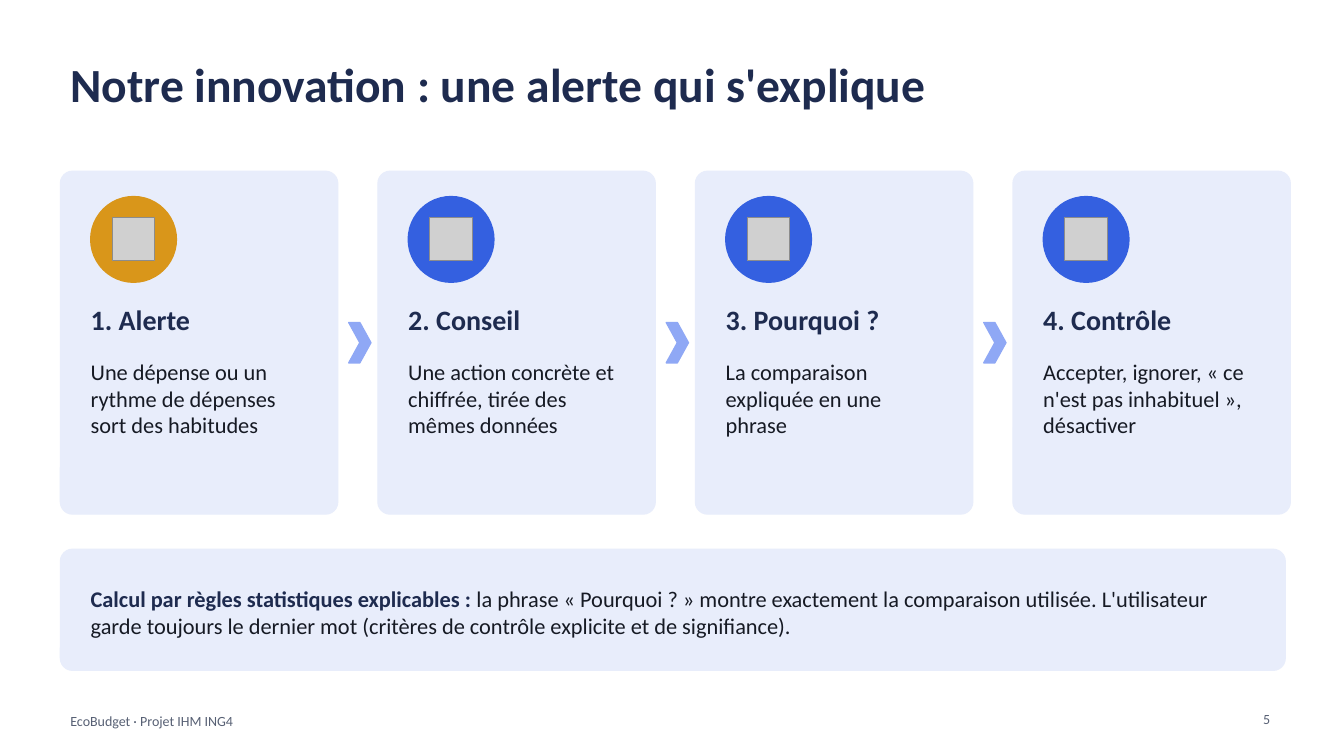
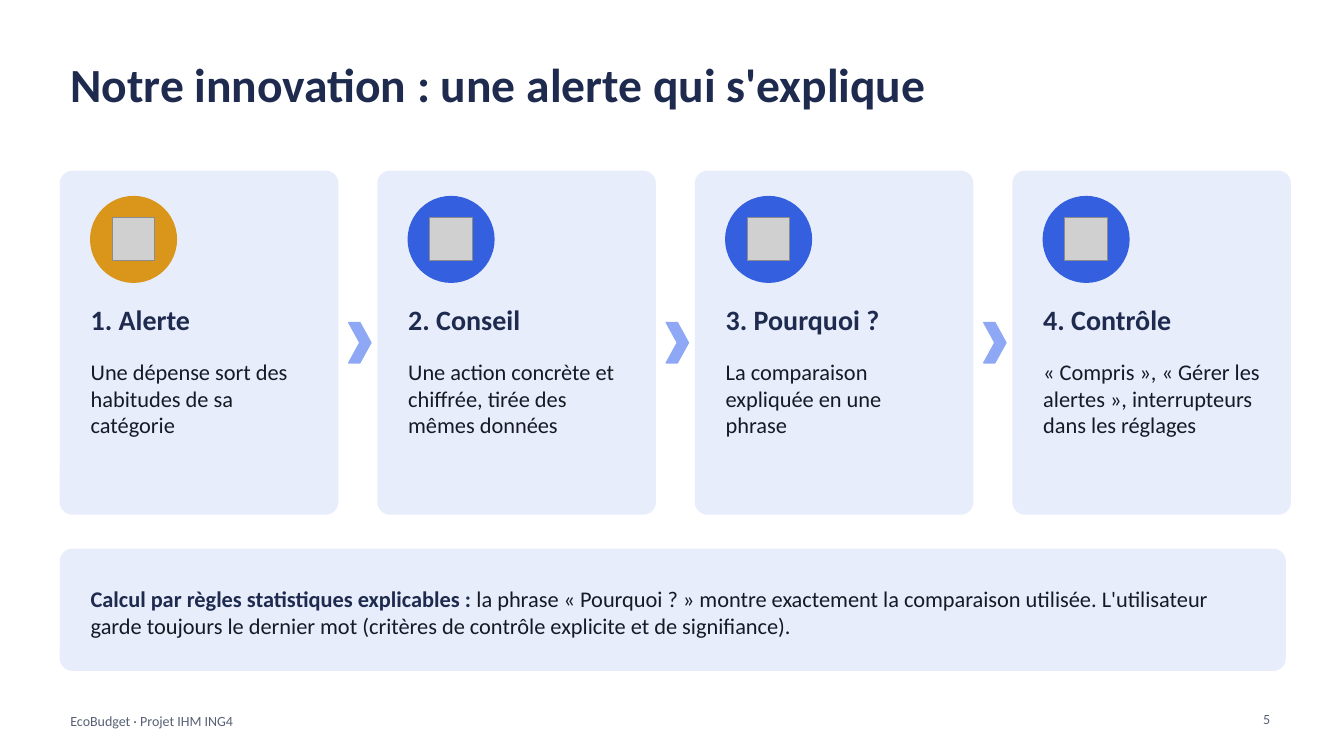
Before and after one commit to kaderouadahi/EcoBudget, a slide deck: slide 5 of livrables/EcoBudget.pptx. Drawn at 1344x756 pixels with LibreOffice and Linux fonts; fonts in the diff are those of the drawing; grey boxes stand for pictures. Boxes give left, top, right and bottom in pixels: in the first picture for what was removed or moved away, otherwise in the second. Text is boxed around its words. In the diff, an @@ line names an element or a change of style, - is before the commit and + after.

```diff
--- a/livrables/EcoBudget.pptx
+++ b/livrables/EcoBudget.pptx
@@ text at box(91, 364, 288, 437): text changed @@
-Une dépense ou un rythme de dépenses sort des habitudes
+Une dépense sort des habitudes de sa catégorie
@@ text at box(1043, 364, 1260, 437): text changed @@
-Accepter, ignorer, « ce n'est pas inhabituel », désactiver
+« Compris », « Gérer les alertes », interrupteurs dans les réglages
```
Also in this commit, not shown: 9 other slides changed, 7 slides added.
